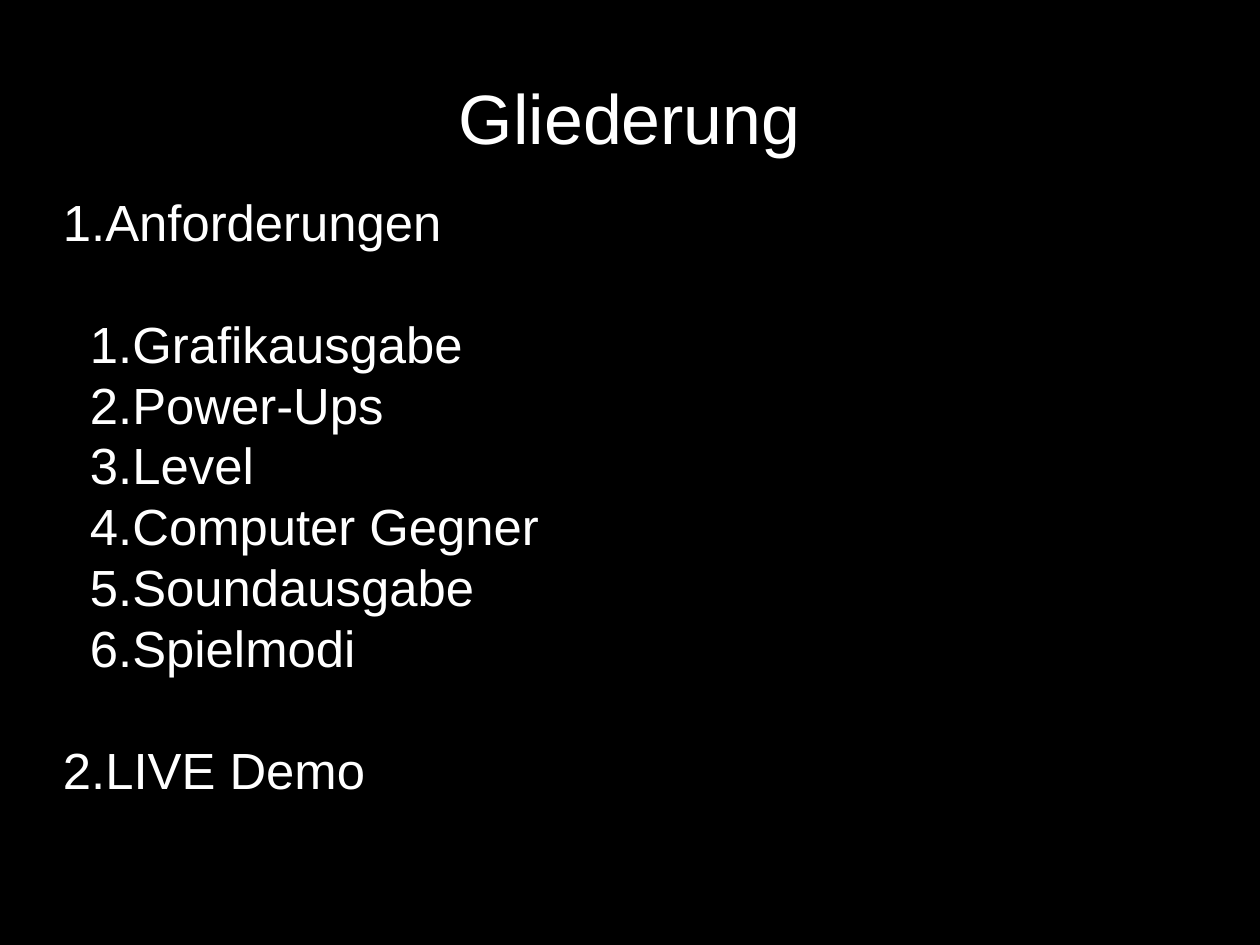
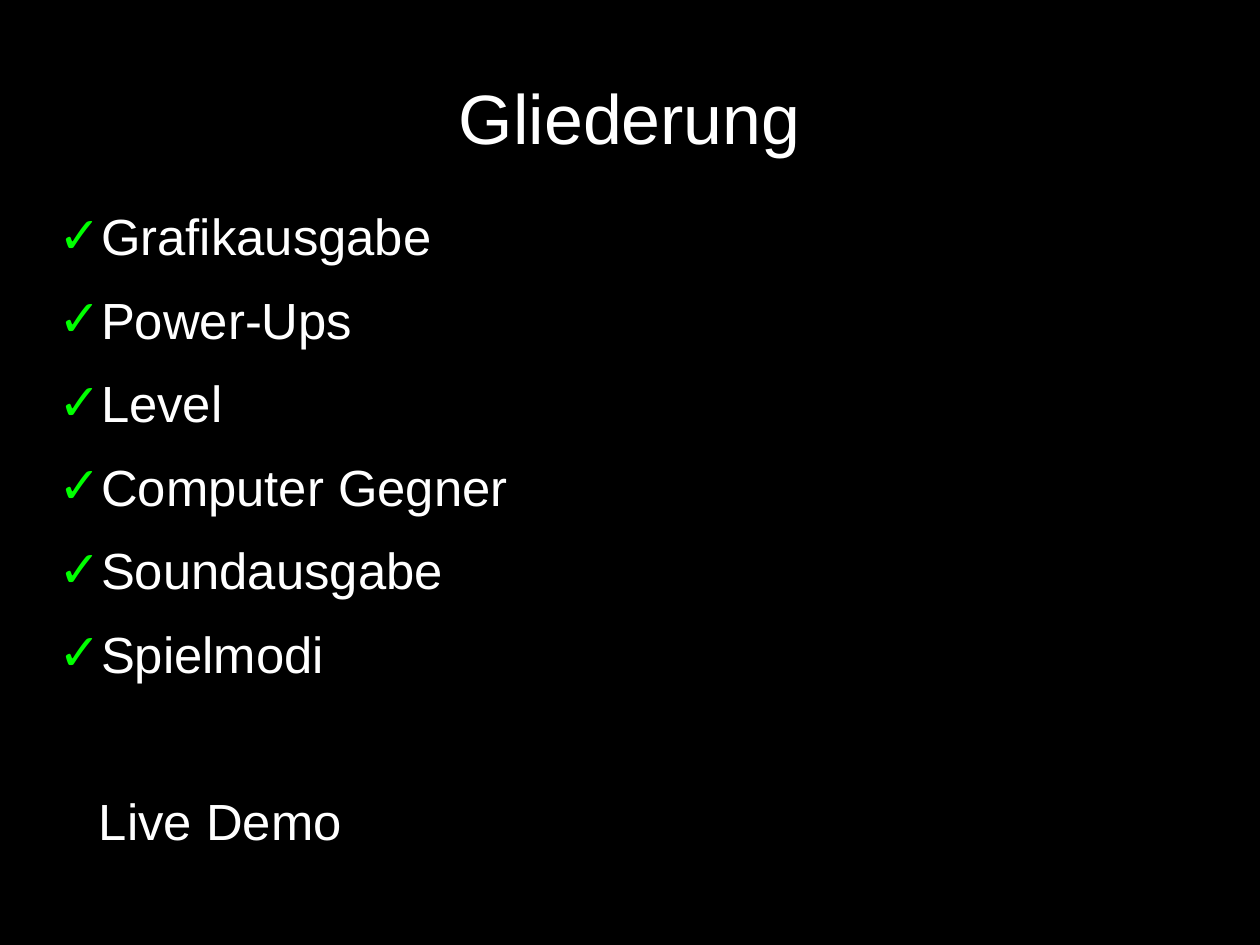
Before and after one commit to benediktibk/bomberman, a slide deck: slide 2 of documents/presentation/presentation.odp. Drawn at 1260x945 pixels with LibreOffice and Linux fonts; fonts in the diff are those of the drawing. Boxes give left, top, right and bottom in pixels: in the first picture for what was removed or moved away, otherwise in the second. Text is boxed around its words. In the diff, an @@ line names an element or a change of style, - is before the commit and + after.

Commit message:
improved presentation

```diff
--- a/documents/presentation/presentation.odp
+++ b/documents/presentation/presentation.odp
@@ text "Grafikausgabe": place and size @@
-text "Grafikausgabe" at [63,204,538,790]
+text "Grafikausgabe" at [99,218,507,841]
@@ text "Grafikausgabe" at [99,218,507,841]: vertical alignment middle to top @@
@@ text at [63,204,441,251]: paragraph removed @@
-1. Anforderungen
@@ text at [101,218,507,683]: bullet 1. to ✓; list level 2 to 1 in "Grafikausgabe"; bullet colour #FFFFFF to #00FF00; list level 2 to 1 in "Power-Ups"; list level 2 to 1 in "Level"; list level 2 to 1 in "Computer Gegner"; list level 2 to 1 in "Soundausgabe"; list level 2 to 1 in "Spielmodi" @@
@@ text at [99,803,341,841]: text changed @@
-2. LIVE Demo
+Live Demo
```
Also in this commit, not shown: 1 slide removed.
